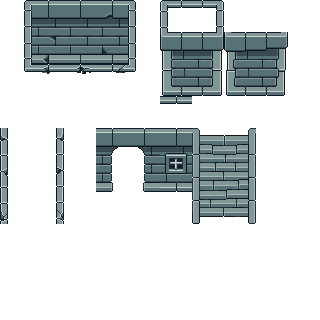
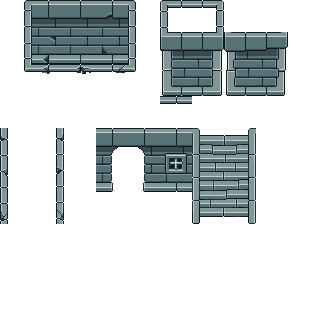
The second 320px x 320px image is a revision of the first. Changes to its layers:
painted on "Вставленный слой #6" over [192, 132, 256, 223]
painted on "Вставленный слой" over [234, 58, 278, 86]
painted on "Вставленный слой #2" over [172, 58, 212, 86]
painted on "Вставленный слой #5" over [96, 154, 192, 188]
painted on "Вставленный слой #4" over [32, 59, 128, 60]
painted on "Вставленный слой #3" over [2, 135, 62, 222]
